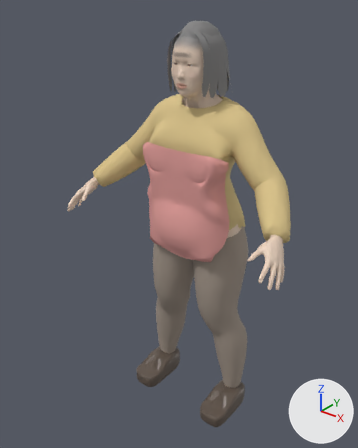
Before and after pictures for a commit that changed the glTF model assets/people/mother.glb.
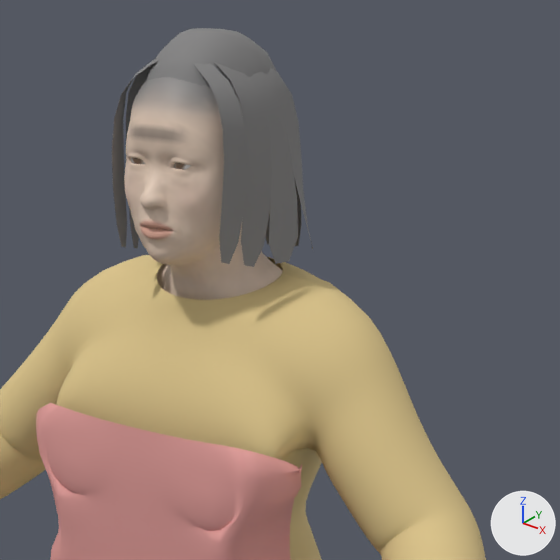
Each version appears first whole from a 50 mm lens placed at (0.947, -1.337, 1.535), pointed at (-0.041, -0.101, 0.769), and next in a close-up on the part from 37% to 87% of the width and 3% to 43% of the height. Lighting does not change. The marker at lower right points along +X, +Y and +Z. The last two pictures show the newer version. Vertices at exactly the same position are counted once.

The first close-up shows 'Bob', 'Body', 'Hair', 'Outer', 'Top'.
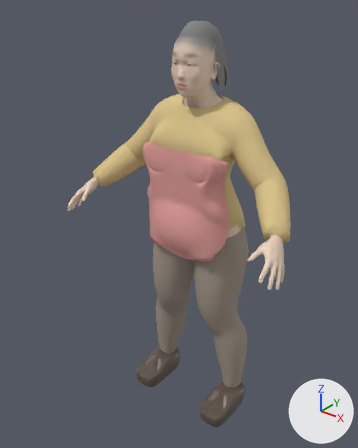
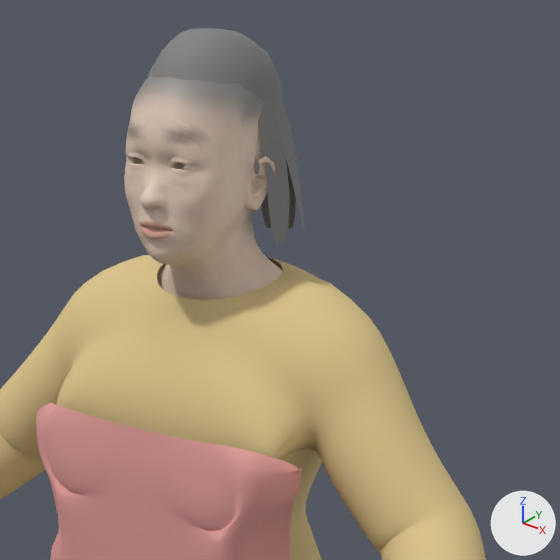
Pixel boxes (x1, y1, x2, y2) of what changed, in the close-ups (560 x 560 px):
'Bob', reshaped
    before: (112, 59, 313, 267)
    after: (254, 100, 305, 244)
part 1 of me_bob, rebuilt
    before: (248, 72, 298, 264)
    after: (258, 100, 290, 244)
part 2 of me_bob, rebuilt (mostly hidden)
    before: (265, 199, 271, 244)
    after: (261, 194, 271, 228)
part 3 of me_bob, rebuilt
    before: (266, 67, 313, 249)
    after: (272, 100, 305, 232)
part 4 of me_bob, rebuilt
    before: (294, 178, 301, 246)
    after: (285, 156, 296, 228)
part 5 of me_bob, deleted
    before: (194, 63, 247, 264)
part 6 of me_bob, deleted
    before: (112, 60, 159, 247)
part 7 of me_bob, cut back
    before: (126, 59, 272, 267)
    after: (254, 158, 260, 175)
part 8 of me_body, recoloured
    before: (125, 108, 243, 240)
    after: (125, 108, 270, 240)
part 9 of me_body, recoloured
    before: (129, 78, 242, 143)
    after: (129, 76, 262, 223)
part 10 of me_body, recoloured
    before: (131, 92, 243, 144)
    after: (131, 92, 275, 237)

The change, as a list of edits to the scene's bpy script:
```text
Change me_bob:
    used by ob_bob; location = (0.0, 0.0, 0.0)
    remove me_bob.from_pydata(...)  # 216 vertices, 192 faces; spans x -0.091..0.091, y -0.124..0.037, z 1.219..1.42
    add me_bob.from_pydata(...)  # 156 vertices, 136 faces; spans x -0.083..0.083, y -0.082..0.031, z 1.237..1.409
    me_bob part 1: the loose piece of 18 vertices spanning x 0.02..0.091, y -0.073..-0.023, z 1.223..1.42 is rebuilt with 18 vertices and now spans x 0.031..0.083, y -0.069..-0.028, z 1.24..1.408
    me_bob part 2: the loose piece of 18 vertices spanning x 0.001..0.028, y -0.032..0.037, z 1.219..1.418 is rebuilt with 18 vertices and now spans x 0.001..0.026, y -0.023..0.031, z 1.237..1.408
    me_bob part 3: the loose piece of 18 vertices spanning x 0.018..0.09, y -0.057..0.022, z 1.225..1.42 is rebuilt with 18 vertices and now spans x 0.029..0.081, y -0.049..0.014, z 1.243..1.409
    me_bob part 4: the loose piece of 18 vertices spanning x 0.01..0.061, y -0.043..0.035, z 1.222..1.419 is rebuilt with 18 vertices and now spans x 0.017..0.058, y -0.033..0.028, z 1.24..1.409
    me_bob part 5: the loose piece of 18 vertices spanning x 0.014..0.075, y -0.124..-0.097, z 1.228..1.414 is deleted
    me_bob part 6: the loose piece of 18 vertices spanning x -0.075..-0.014, y -0.124..-0.097, z 1.228..1.414 is deleted
    me_bob part 7: 36 vertices removed from x -0.08..0.08, y -0.099..-0.061, z 1.222..1.417; 12 vertices added at x -0.074..0.074, y -0.082..-0.073, z 1.309..1.324
    other edits to the shape of me_bob do not show in these pictures
Change me_body:
    where me_body.from_pydata(...)  # 8877 vertices, 17354 faces; spans x -0.437..0.437, y -0.301..0.083, z 0.063..1.415
    used by ob_body; location = (0.0, 0.0, 0.0)
    me_body part 8: 1501 faces centred in x -0.073..0.073, y -0.146..-0.033, z 1.24..1.366 are repainted in the vertex colours; the middle colour goes from beige #e3ccb9 to beige #e7cfbb
    me_body part 9: 406 faces centred in x -0.063..0.063, y -0.143..0.001, z 1.256..1.413 are repainted in the vertex colours; the middle colour goes from grey #838181 to grey #8d8985
    me_body part 10: 581 faces centred in x -0.075..0.075, y -0.146..-0.028, z 1.244..1.379 are repainted in the vertex colours; the middle colour goes from grey #b8a99e to beige #e1cab8
```
